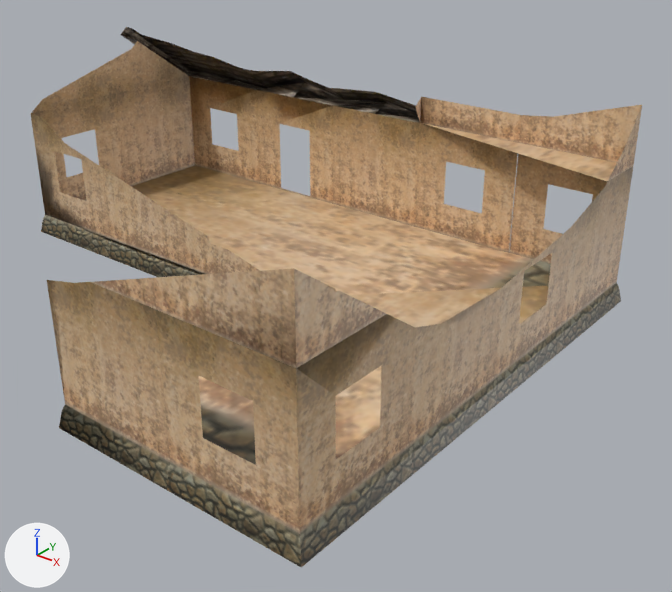
Before and after pictures for a commit that changed the COLLADA model features/s44_b_house_3_5_destroyed_1.dae.
Both versions are drawn from a camera (50 mm lens) standing at (109.2, -117.6, 79.8) and looking at (8.3, 8.5, 1.6). Arrows for +X, +Y and +Z are at lower left; the lights stay in place.

The first picture shows 'Untitled'.
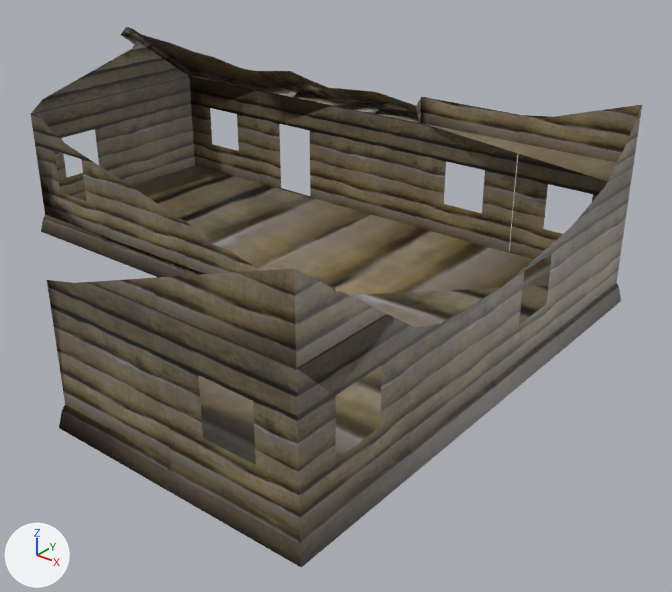
The change, as a list of edits to the scene's bpy script:
```text
Add img_s44_b_house_3_1_png:
    img_s44_b_house_3_1_png = load_image('s44_b_house_3_1.png', 's44_b_house_3_1.png', 256, 128, 'sRGB')
Change mat_s44_b_house_1_5_s3o_mat:
    mat_s44_b_house_1_5_s3o_mat.texture: img_s44_b_house_2_1_png -> img_s44_b_house_3_1_png
```

Pixel boxes (x1, y1, x2, y2) of what changed, in the pictures (672 x 592 px):
'Untitled', surface changed
    both: (31, 36, 642, 567)
